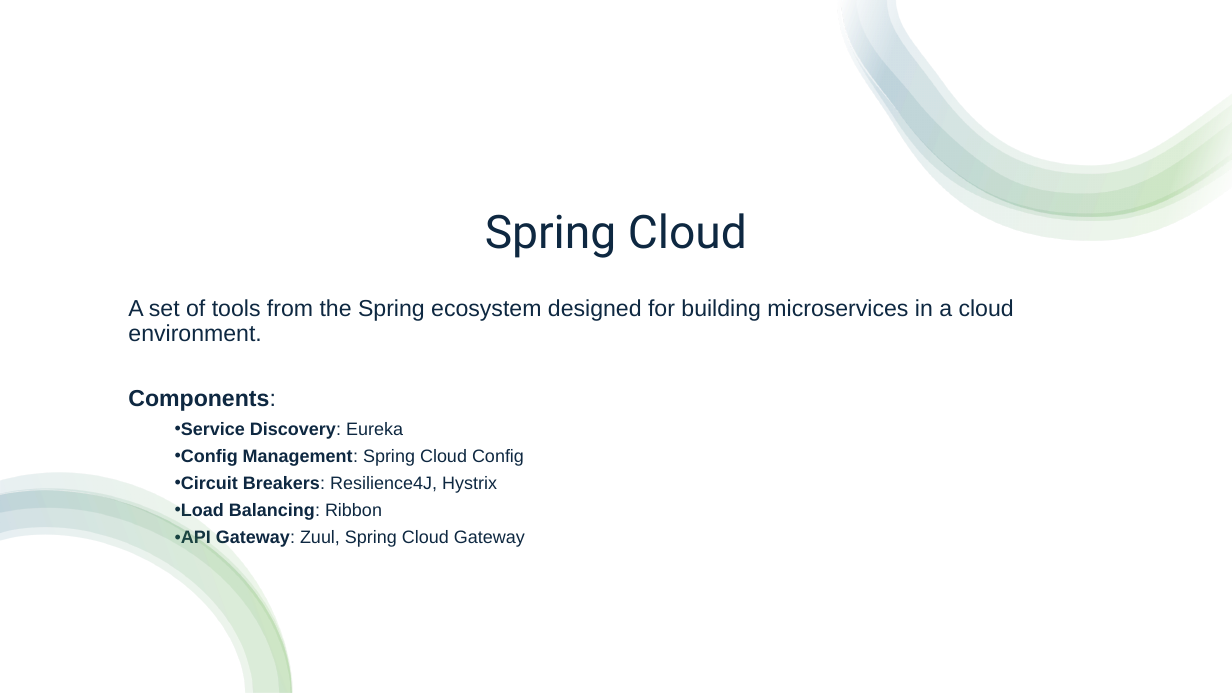
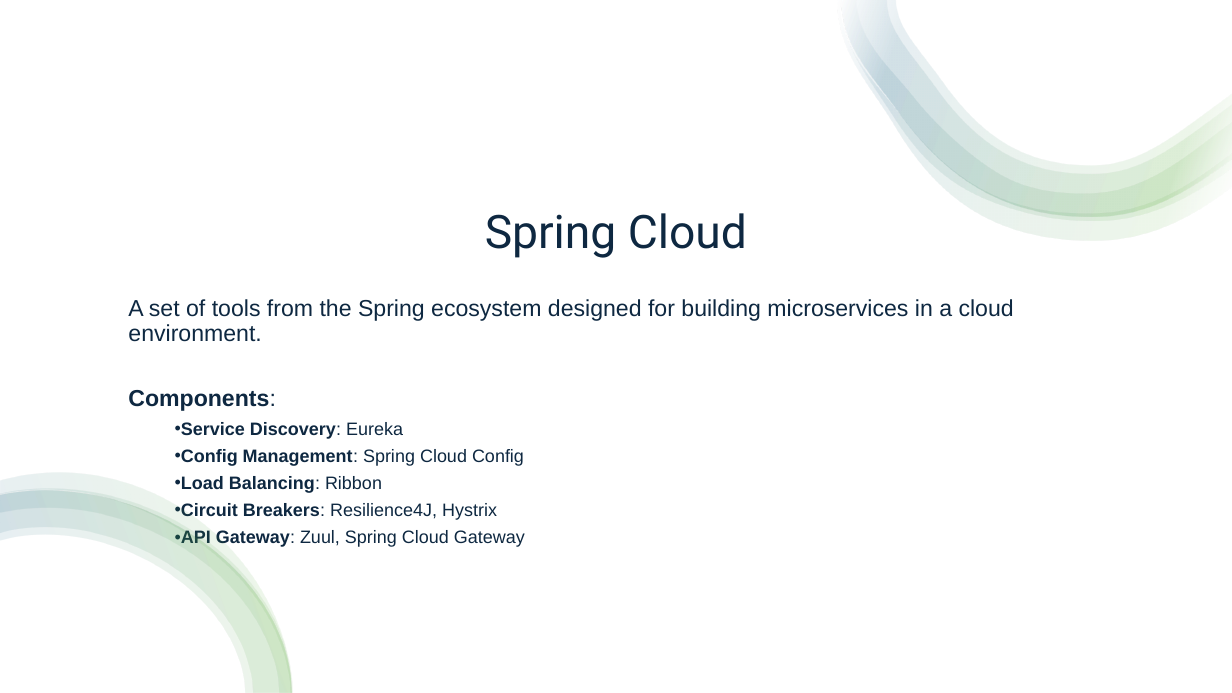
Before and after one commit to aprabhat/spring_boot_microservice, a slide deck: slide 24 of spring_boot.pptx. Drawn at 1232x693 pixels with LibreOffice and Linux fonts; fonts in the diff are those of the drawing. Boxes give left, top, right and bottom in pixels: in the first picture for what was removed or moved away, otherwise in the second. Text is boxed around its words. In the diff, an @@ line names an element or a change of style, - is before the commit and + after.

```diff
--- a/spring_boot.pptx
+++ b/spring_boot.pptx
@@ text at bbox=[181, 476, 382, 493]: paragraph added @@
+  • Load Balancing: Ribbon
@@ text at bbox=[181, 503, 382, 520]: paragraph removed @@
-  • Load Balancing: Ribbon
```
Also in this commit, not shown: 10 other files.
